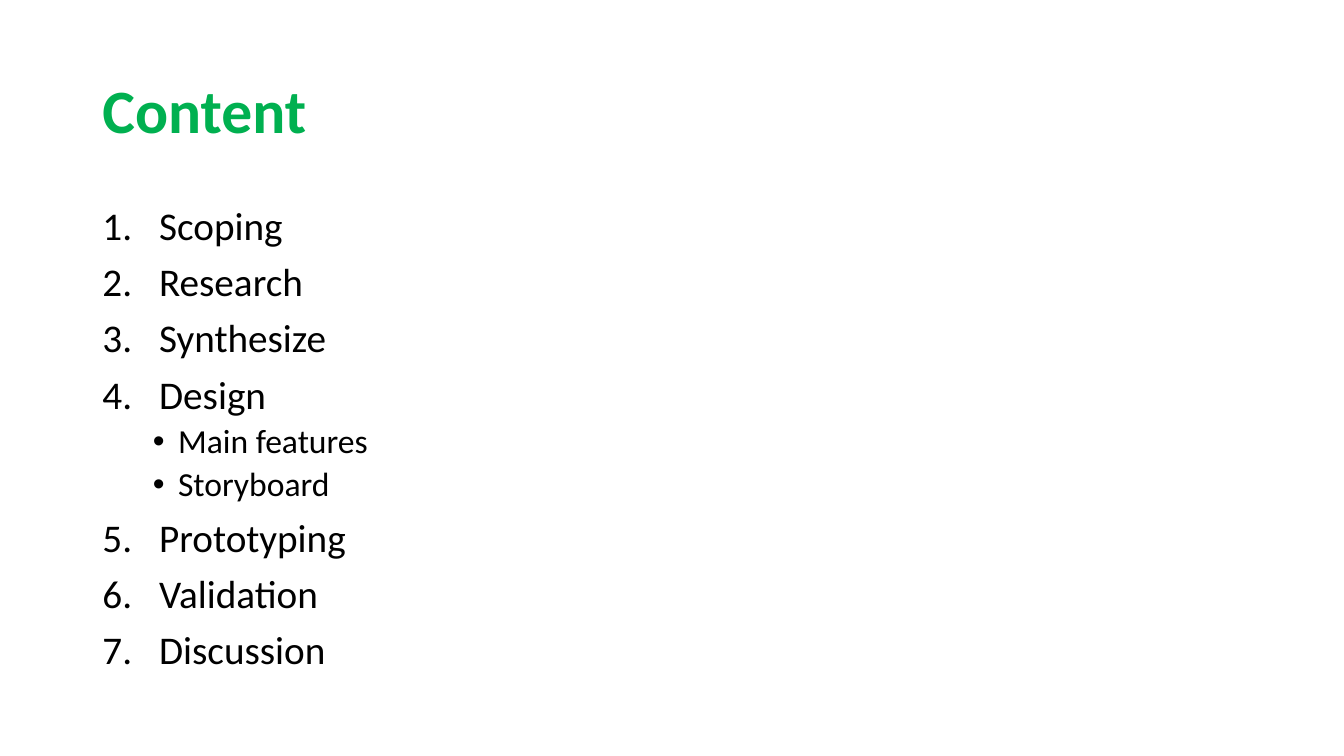
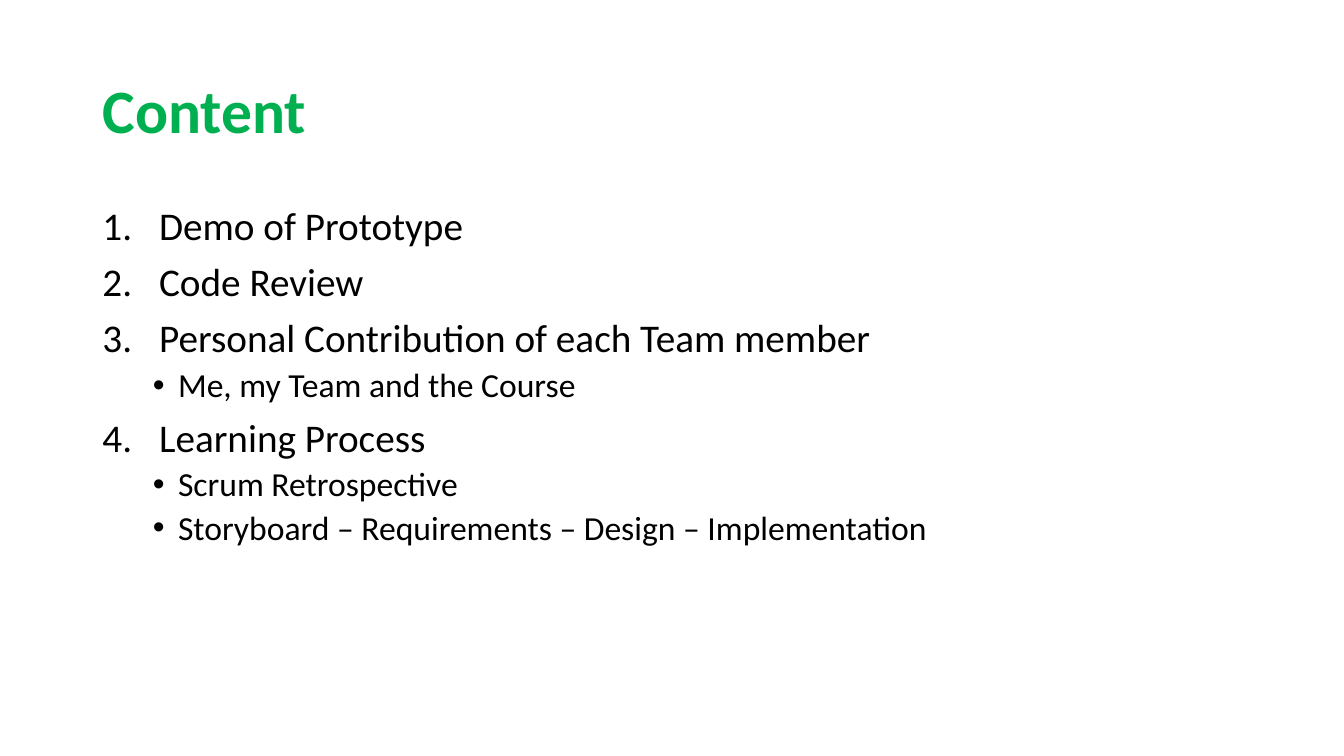
Before and after one commit to sarahmele/ch.bfh.btx8081.w2015.green, a slide deck: slide 2 of doc/task14/Task14.pptx. Drawn at 1344x756 pixels with LibreOffice and Linux fonts; fonts in the diff are those of the drawing. Boxes give left, top, right and bottom in pixels: in the first picture for what was removed or moved away, otherwise in the second. Text is boxed around its words. In the diff, an @@ line names an element or a change of style, - is before the commit and + after.

```diff
--- a/doc/task14/Task14.pptx
+++ b/doc/task14/Task14.pptx
@@ text at (159,213,926,546): text changed; size 28 to 24 pt @@
-1. Scoping
-2. Research
-3. Synthesize
-4. Design
-  • Main features
-  • Storyboard
-5. Prototyping
-6. Validation
-7. Discussion
+1. Demo of Prototype
+2. Code Review
+3. Personal Contribution of each Team member
+  • Me, my Team and the Course
+4. Learning Process
+  • Scrum Retrospective
+  • Storyboard – Requirements – Design – Implementation
```
Also in this commit, not shown: 2 other slides changed, 8 slides added, 2 slides removed.
